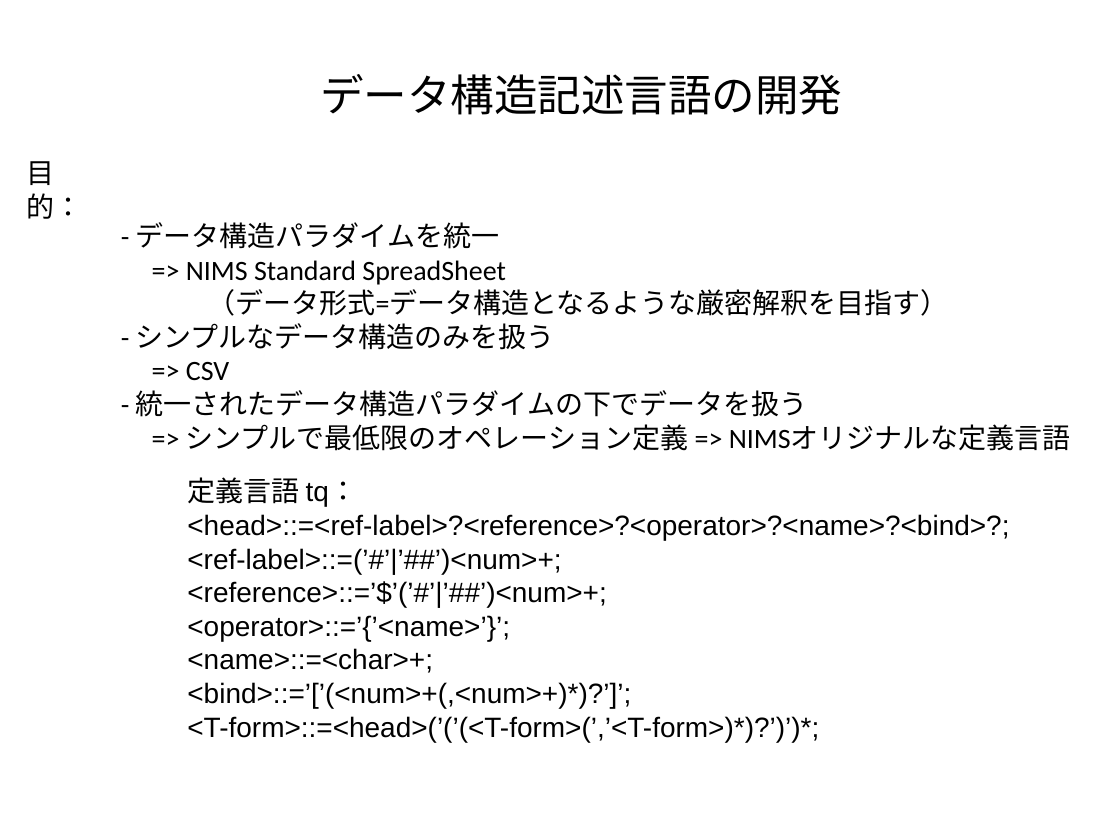
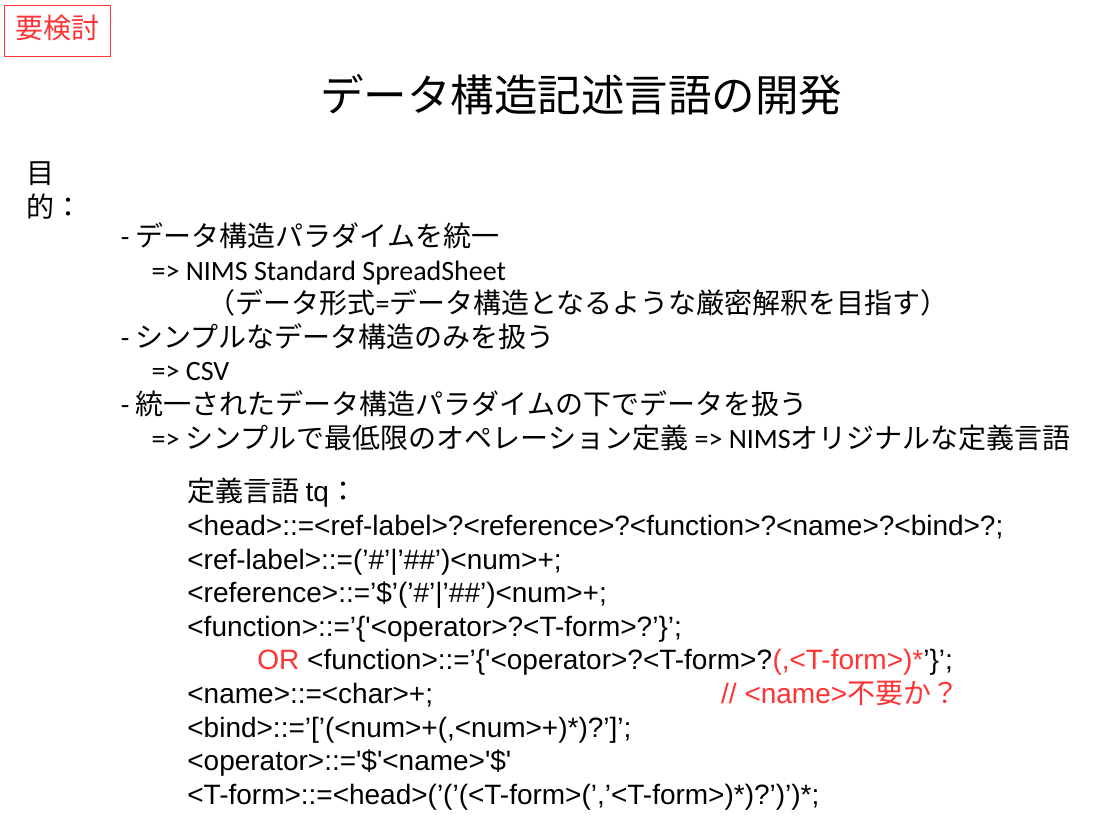
Before and after one commit to kouamano/RECURSIVE-SYSTEM, a slide deck: slide 1 of Document/tq_op_example.odp. Drawn at 1120x840 pixels with LibreOffice and Linux fonts; fonts in the diff are those of the drawing. Boxes give left, top, right and bottom in pixels: in the first picture for what was removed or moved away, otherwise in the second. Text is boxed around its words. In the diff, an @@ line names an element or a change of style, - is before the commit and + after.

```diff
--- a/Document/tq_op_example.odp
+++ b/Document/tq_op_example.odp
@@ rectangle added at box(4, 6, 111, 57), outline #FF3333 0 pt, 18 pt, text #FF3333 @@
+要検討
@@ text at box(187, 514, 1003, 539): text changed @@
-<head>::=<ref-label>?<reference>?<operator>?<name>?<bind>?;
+<head>::=<ref-label>?<reference>?<function>?<name>?<bind>?;
@@ text at box(187, 615, 960, 707): text changed @@
-<operator>::=’{’<name>’}’;
-<name>::=<char>+;
+<function>::=’{'<operator>?<T-form>?’}’;
+OR <function>::=’{'<operator>?<T-form>?(,<T-form>)*’}’;
+<name>::=<char>+; // <name>不要か？
@@ text at box(187, 749, 511, 775): paragraph added @@
+<operator>::='$'<name>'$'
```
Also in this commit, not shown: 8 other slides changed, 1 other file.
